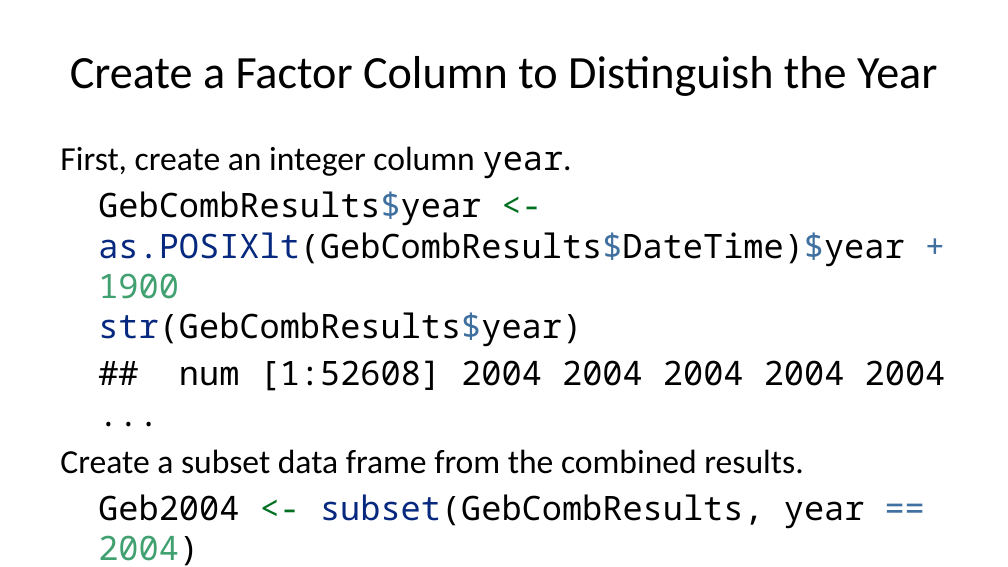
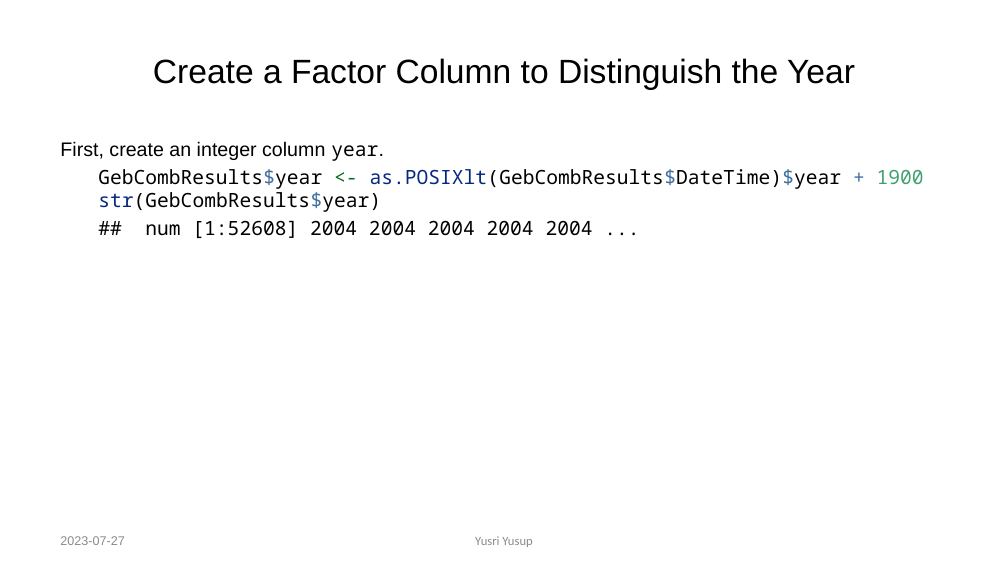
Before and after one commit to yusriy/reddyproc_class, a slide deck: slide 65 of R/REddyProc_presentation.pptx (slide 47 before the commit). Drawn at 1008x567 pixels with LibreOffice and Linux fonts; fonts in the diff are those of the drawing. Boxes give left, top, right and bottom in pixels: in the first picture for what was removed or moved away, otherwise in the second. Text is boxed around its words. In the diff, an @@ line names an element or a change of style, - is before the commit and + after.

```diff
--- a/R/REddyProc_presentation.pptx
+++ b/R/REddyProc_presentation.pptx
@@ title "Create a Factor Column to ..." at <box>153,58,855,90</box>: size 33 to 24 pt, font Calibri to Arial @@
@@ text "First, create an integer column ..." at <box>60,141,924,238</box>: size 24 to 14 pt; font Calibri to Arial in "First, create an integer column year."; less space between paragraphs @@
@@ text at <box>60,449,803,526</box>: paragraphs removed @@
-Create a subset data frame from the combined results.
-Geb2004 <- subset(GebCombResults, year == 2004)
@@ text added at <box>60,536,124,545</box>, 9 pt, text #8C8C8C @@
+2023-07-27
@@ text added at <box>475,536,532,547</box>, 9 pt, text #8C8C8C @@
+Yusri Yusup
```
Also in this commit, not shown: 52 other slides changed, 23 slides added, 4 slides removed, 25 other files.
